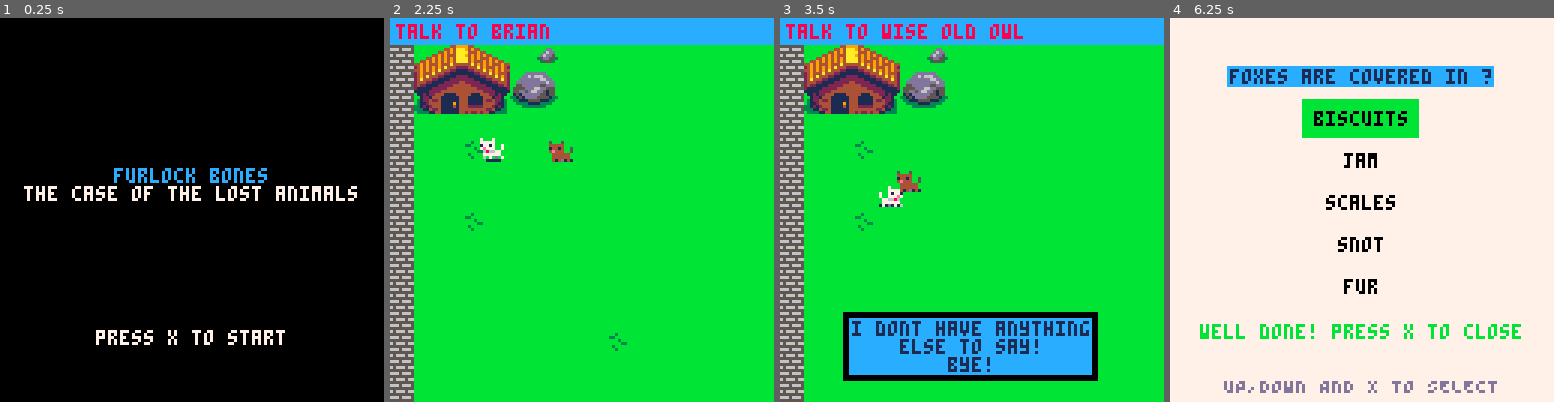
Above: before the commit, frames 1-4 (left to right).
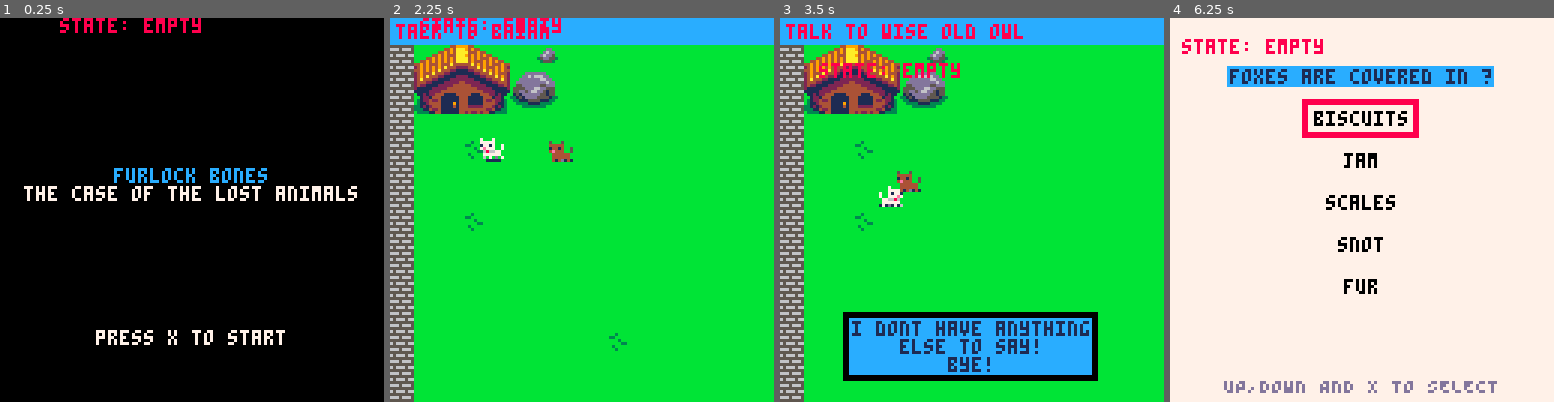
Above: after the commit, the same moments.

Repository: Mackeriah/FurlockBones-game
Game: PICO-8 cartridge furlock bones.p8
Two runs of this game, one before a commit and one after it. Both use one fixed random seed, a clock stepped at 60 frames per second and the inputs below.
Inputs:
- Up to frame 1 (0.25 s): no input
- Up to frame 2 (2.25 s): tap O (Z key) at 0.33, 0.7, 1.43, 2.22 s; tap X (X key) at 1.07, 2.07 s; hold Left from 1.97 s (still down)
- Up to frame 3 (3.5 s): release Left at 2.37 s; tap X (X key) every 0.33 s from 2.4 to 3.4 s; hold Down 2.42-2.82 s; hold Right from 2.87 s (still down); tap O (Z key) at 3.1 s
- Up to frame 4 (6.25 s): release Right at 3.53 s; hold Up 3.58-4.08 s; tap X (X key) every 0.33 s from 3.73 to 6.07 s; tap O (Z key) at 3.98, 4.87, 5.75 s; hold Right 4.13-4.53 s; hold Down 4.58-5.08 s; hold Left 5.13-5.8 s; hold Up 5.85-6.18 s; hold Left from 6.23 s (still down)

The runs differ from the first frame. In frame 1, 0.6% of the frame differs, in the area x 15-53%, y 0-4%; in frame 2, 0.5%; in frame 3, 0.6%; in frame 4, 4.5%, in the area x 3-92%, y 5-84%.

Commit message:
wordgame done I think
bugs fixed by using return to exit function

Diff:
--- a/furlock bones.p8
+++ b/furlock bones.p8
@@ -71,7 +71,7 @@
 	cls()
 	if activeGame == false then draw_menu() else draw_game() end
 	-- player.x-20,player.y-20,8
-	--print("q: "..wordgame.selectedQuestion,player.x-20,player.y-40,8)
+	print("state: "..wordgame.correct,player.x-20,player.y-40,8)
 	--print("question: "..wordgame.selectedQuestion)
 	--print(camera_y)
 end
@@ -258,6 +258,7 @@
 	wordgame.state = "questionList" --[[ questionList, chosenQuestion, completed]]
 	wordgame.displayed = false -- flag to check if displayed on screen or not
 	wordgame.completed = false
+	wordgame.correct = "empty"
 end
 
 function wordgame_prepare_chosen_question()
@@ -454,7 +455,7 @@
 		local ty = textbox_yy - 5 +(i*14) -- padding for top of box but as loop starts at 1 we subtract 5
 
 		if wordgame.selectedAnswer == i then
-			if correct == true then
+			if wordgame.correct == "true" then
 				rectfill(tx-4,ty-4,tx+#txt*4+2,ty+6+2,11) -- colour green to indicate correct
 				rectfill(tx-2,ty-2,tx+#txt*4,ty+6,11) -- this draws the box
 			else
@@ -462,40 +463,34 @@
 				rectfill(tx-2,ty-2,tx+#txt*4,ty+6,7) -- this draws the box
 			end
 		end
-
-		print(txt, tx, ty, 0) -- prints the answers in the boxes
-	end
-
-	if correct == true then
-		print_centered("well done! press x to close",102,11)
-	elseif correct == false then
-		print_centered("i don't think that's right", 108, 8)
-	end
-	print_centered("UP,DOWN AND X TO SELECT", 120, 13)
+		print(txt, tx, ty, 0) -- print the answers in the boxes
+	end
 
 	-- use up and down to select a question
-	if correct == true then -- dont let player move if already answered correctly
+	if wordgame.correct == "true" then -- stop answer selection if already correct and return to questions on x button
 		if (btnp(❎)) then
-		wordgame.state = "questionList"
+			wordgame.correct = "empty"
+			wordgame.state = "questionList"
 		wordgame.selectedAnswer = 1 -- reset to 1 for next question
+		return -- quit function
 		end -- return to list of questions
 	else
 		if (btnp(3)) then -- 3 is down
 			if wordgame.selectedAnswer > #wordgame.answers-1 then
 				wordgame.selectedAnswer = 1
-				correct = null
+				wordgame.correct = "empty"
 			else
 				wordgame.selectedAnswer += 1
-				correct = null
+				wordgame.correct = "empty"
 			end
 		end
 		if (btnp(2)) then -- 2 is up
 			if wordgame.selectedAnswer == 1 then
 				wordgame.selectedAnswer = #wordgame.answers
-				correct = null
+				wordgame.correct = "empty"
 			else
 				wordgame.selectedAnswer -= 1
-				correct = null
+				wordgame.correct = "empty"
 			end
 		end
 	end
@@ -503,11 +498,17 @@
 	-- check if correct
 	if (btnp(❎)) then
 		if wordgame.selectedAnswer == wordgame.correct_answer then
-			correct = true
+			wordgame.correct = "true"
 		else
-			correct = false
-		end
-	end
+			wordgame.correct = "false"
+		end
+	end
+	if wordgame.correct == "true" then
+		print_centered("well done! press x to close",102,11)
+	elseif wordgame.correct == "false" then
+		print_centered("i don't think that's right", 108, 8)
+	end
+	print_centered("UP,DOWN AND X TO SELECT", 120, 13)
 end
 
 
